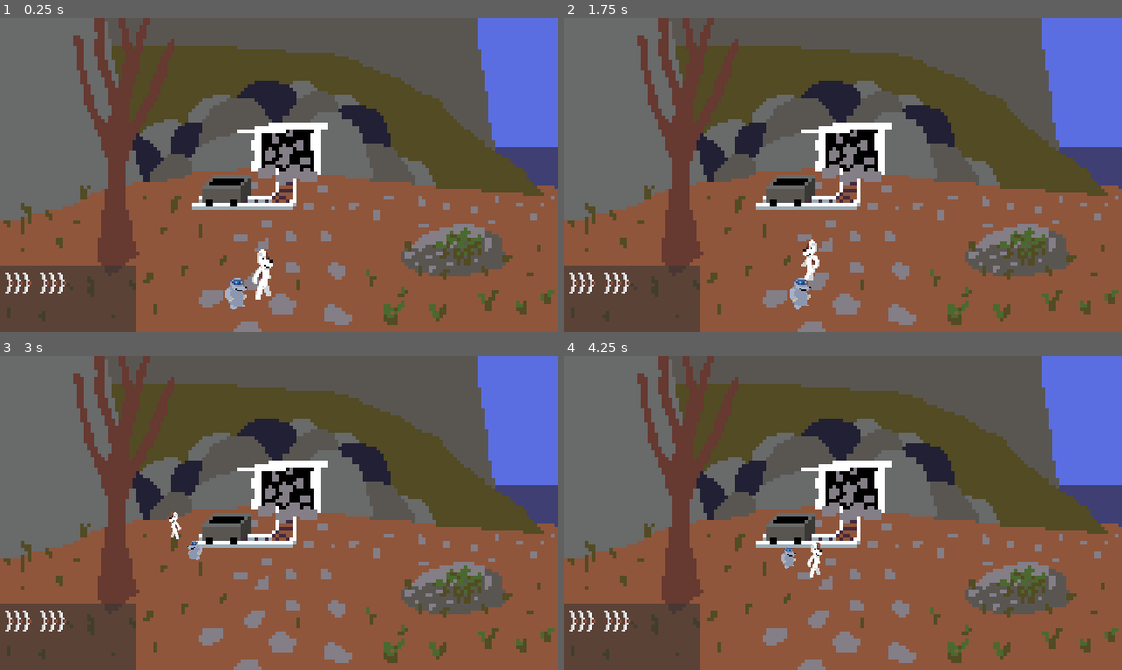
Above: before the commit, frames 1-4 (two rows, left to right).
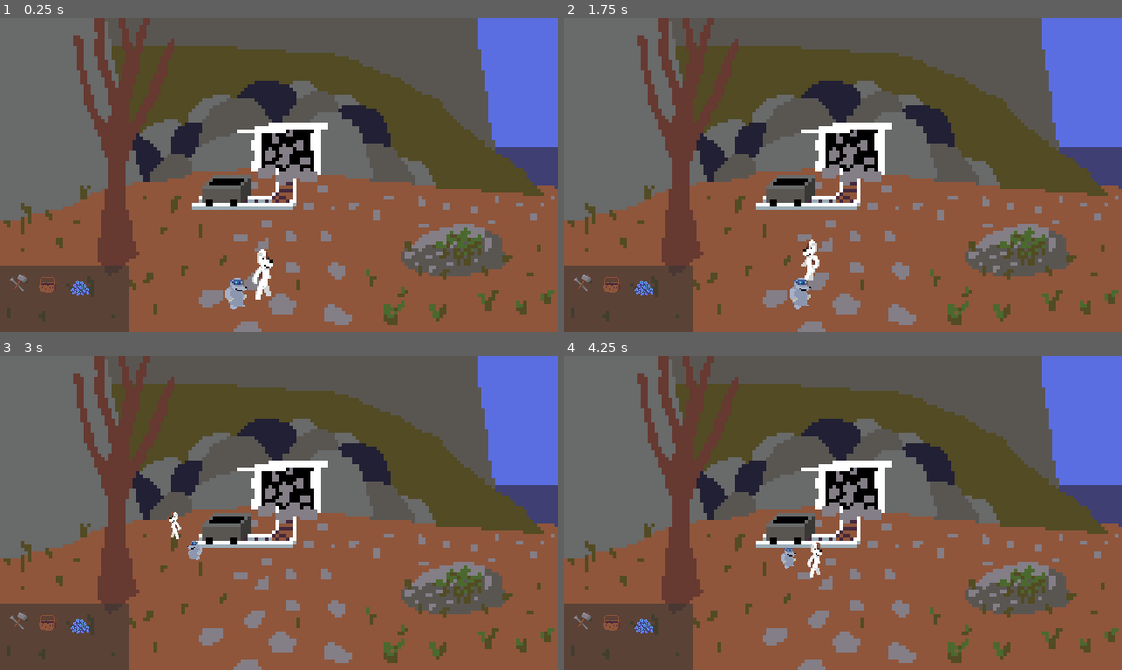
Above: after the commit, the same moments.

Repository: MariuszAKS/Reksio-and-the-Old-Mine
Game: Godot game, scene res://scenes/game.tscn
Same seed, same stepped clock (60 frames per second), same inputs: the game is played once before the commit and once after it.
Inputs (mouse positions are in pixels of both pictures, inside the frame that each line leads up to):
- Up to frame 1 (0.25 s): no input
- Up to frame 2 (1.75 s): tap Enter at 0.5 s; move the mouse to (965, 159) at 0.52 s; click (965, 159) at 0.67 s; tap Space at 1.25 s; move the mouse to (731, 190) at 1.27 s; click (731, 190) at 1.42 s
- Up to frame 3 (3 s): move the mouse to (334, 443) at 2.02 s; click (334, 443) at 2.17 s; move the mouse to (251, 575) at 2.77 s; click (251, 575) at 2.92 s
- Up to frame 4 (4.25 s): move the mouse to (1010, 560) at 3.52 s; click (1010, 560) at 3.67 s

The runs differ from the first frame. In frame 1, 0.7% of the frame differs, in the area x 0-25%, y 78-100%; in frame 2, 0.7%; in frame 3, 0.7%; in frame 4, 0.7%.

Commit message:
Lots of graphics, second location finished, picking up items, Diesel puzzle

Diff:
--- a/scenes/game.tscn
+++ b/scenes/game.tscn
@@ -6,7 +6,6 @@
 [ext_resource type="Script" uid="uid://4rfstli3fy6e" path="res://scripts/kretes.gd" id="4_lbhrr"]
 [ext_resource type="Texture2D" uid="uid://o3mojip3wflo" path="res://art/visual/kretes_walk.png" id="5_u5sy4"]
 [ext_resource type="Script" uid="uid://dmaanwyoktxxm" path="res://scripts/ui.gd" id="7_u5sy4"]
-[ext_resource type="Texture2D" uid="uid://cxip0wc7tpn32" path="res://art/visual/item_pickaxe_heads.png" id="8_gee14"]
 
 [sub_resource type="AtlasTexture" id="AtlasTexture_gee14"]
 atlas = ExtResource("3_u5sy4")
@@ -170,7 +169,7 @@
 layout_mode = 3
 anchors_preset = 0
 offset_top = 284.0
-offset_right = 156.0
+offset_right = 148.0
 offset_bottom = 360.0
 mouse_filter = 2
 
@@ -189,11 +188,12 @@
 anchors_preset = 15
 anchor_right = 1.0
 anchor_bottom = 1.0
-offset_right = -78.0
-offset_bottom = -38.0
+offset_left = 2.0
+offset_top = 2.0
+offset_right = -2.0
+offset_bottom = -2.0
 grow_horizontal = 2
 grow_vertical = 2
-scale = Vector2(2, 2)
 mouse_filter = 2
 theme_override_constants/margin_left = 2
 theme_override_constants/margin_top = 2
@@ -211,12 +211,10 @@
 [node name="Slot0" type="TextureRect" parent="UI/Items/Margin/Grid"]
 layout_mode = 2
 mouse_filter = 0
-texture = ExtResource("8_gee14")
 
 [node name="Slot1" type="TextureRect" parent="UI/Items/Margin/Grid"]
 layout_mode = 2
 mouse_filter = 0
-texture = ExtResource("8_gee14")
 
 [node name="Slot2" type="TextureRect" parent="UI/Items/Margin/Grid"]
 layout_mode = 2
--- a/scenes/mine_cliff.tscn
+++ b/scenes/mine_cliff.tscn
@@ -1,7 +1,16 @@
-[gd_scene load_steps=4 format=3 uid="uid://dg126fh464hyv"]
+[gd_scene load_steps=13 format=3 uid="uid://dg126fh464hyv"]
 
 [ext_resource type="Texture2D" uid="uid://ba3aqxx5jxiq7" path="res://art/visual/old_mine_cliff.png" id="1_045md"]
 [ext_resource type="Script" uid="uid://o4aoft8qwsw5" path="res://scripts/mine_cliff.gd" id="1_rfy7p"]
+[ext_resource type="Texture2D" uid="uid://bbu2hyxlwawa5" path="res://art/visual/ground_pickaxe_heads.png" id="2_rfy7p"]
+[ext_resource type="PackedScene" uid="uid://oj4c3snk5yg6" path="res://scenes/pickable.tscn" id="3_5y33c"]
+[ext_resource type="Texture2D" uid="uid://bwxsec2bns5ys" path="res://art/visual/empty.png" id="4_34wja"]
+[ext_resource type="Texture2D" uid="uid://c7shh12qt7no" path="res://art/visual/ground_wheels.png" id="4_ru4sj"]
+[ext_resource type="Texture2D" uid="uid://cueo2cww5vk7k" path="res://art/visual/ground_hands.png" id="5_ru4sj"]
+[ext_resource type="Texture2D" uid="uid://b18t8sqxnjyir" path="res://art/visual/ground_arms.png" id="6_puoa1"]
+[ext_resource type="Texture2D" uid="uid://2vjvasu1c5j4" path="res://art/visual/ground_minecart.png" id="7_eybcb"]
+[ext_resource type="Texture2D" uid="uid://cyi7tniw27rii" path="res://art/visual/diesel_stages.png" id="9_eybcb"]
+[ext_resource type="Texture2D" uid="uid://d0tg80jl341es" path="res://art/visual/pole_in_rocks.png" id="10_0beyb"]
 
 [sub_resource type="CircleShape2D" id="CircleShape2D_045md"]
 resource_local_to_scene = true
@@ -11,28 +20,96 @@
 script = ExtResource("1_rfy7p")
 
 [node name="Background" type="TextureRect" parent="."]
-offset_right = 639.0
+offset_right = 640.0
 offset_bottom = 360.0
 mouse_filter = 2
 texture = ExtResource("1_045md")
+metadata/_edit_lock_ = true
 
 [node name="Pickables" type="Node2D" parent="."]
+metadata/_edit_lock_ = true
+
+[node name="Belts" parent="Pickables" instance=ExtResource("3_5y33c")]
+offset_left = 218.0
+offset_top = 204.0
+offset_right = 250.0
+offset_bottom = 236.0
+scale = Vector2(1, 1)
+texture = ExtResource("4_34wja")
+item = 5
+
+[node name="Minecart" parent="Pickables" instance=ExtResource("3_5y33c")]
+offset_left = 320.0
+offset_top = 292.0
+offset_right = 384.0
+offset_bottom = 324.0
+texture = ExtResource("7_eybcb")
+
+[node name="Pickaxe heads" parent="Pickables" instance=ExtResource("3_5y33c")]
+offset_left = 457.0
+offset_top = 196.0
+offset_right = 489.0
+offset_bottom = 228.0
+texture = ExtResource("2_rfy7p")
+
+[node name="Wooden arms" parent="Pickables" instance=ExtResource("3_5y33c")]
+offset_left = 230.0
+offset_top = 221.0
+offset_right = 262.0
+offset_bottom = 253.0
+texture = ExtResource("6_puoa1")
+
+[node name="Wooden hands" parent="Pickables" instance=ExtResource("3_5y33c")]
+offset_left = 154.0
+offset_top = 182.0
+offset_right = 186.0
+offset_bottom = 214.0
+texture = ExtResource("5_ru4sj")
+item = 7
+
+[node name="Wooden pole" parent="Pickables" instance=ExtResource("3_5y33c")]
+offset_left = 400.0
+offset_top = 164.0
+offset_right = 432.0
+offset_bottom = 196.0
+texture = ExtResource("10_0beyb")
+
+[node name="Wooden wheels" parent="Pickables" instance=ExtResource("3_5y33c")]
+anchors_preset = 10
+anchor_bottom = 0.0
+offset_left = 179.0
+offset_top = 225.0
+offset_right = 211.0
+offset_bottom = 257.0
+grow_vertical = 1
+texture = ExtResource("4_ru4sj")
+item = 2
+
+[node name="Diesel" type="Sprite2D" parent="."]
+position = Vector2(542, 304)
+scale = Vector2(2, 2)
+texture = ExtResource("9_eybcb")
+offset = Vector2(20, -32)
+hframes = 4
 
 [node name="Walk area" type="Area2D" parent="."]
 collision_mask = 0
 metadata/_edit_group_ = true
+metadata/_edit_lock_ = true
 
 [node name="CollisionPolygon2D" type="CollisionPolygon2D" parent="Walk area"]
-polygon = PackedVector2Array(199, 246, 177, 278, 90, 285, 35, 318, 35, 359, 573, 359, 571, 310, 484, 224, 411, 224, 348, 203, 253, 242)
+polygon = PackedVector2Array(177, 238, 177, 278, 90, 285, 35, 318, 35, 359, 573, 359, 571, 310, 484, 224, 411, 224, 348, 203, 265, 238)
 
 [node name="Change scene area" type="Area2D" parent="."]
 position = Vector2(75, 338)
 collision_layer = 0
 collision_mask = 2
 metadata/_edit_group_ = true
+metadata/_edit_lock_ = true
 
 [node name="CollisionShape2D" type="CollisionShape2D" parent="Change scene area"]
 shape = SubResource("CircleShape2D_045md")
 
 [node name="Enter position" type="Marker2D" parent="."]
 position = Vector2(162, 319)
+metadata/_edit_lock_ = true
--- a/scenes/mine_entrance.tscn
+++ b/scenes/mine_entrance.tscn
@@ -15,6 +15,8 @@
 offset_right = 640.0
 offset_bottom = 360.0
 texture = ExtResource("2_vjqlj")
+
+[node name="Pickables" type="Node2D" parent="."]
 
 [node name="Machine" type="Sprite2D" parent="."]
 position = Vector2(260, 212)
--- a/scenes/pickable.tscn
+++ b/scenes/pickable.tscn
@@ -6,6 +6,9 @@
 anchors_preset = 15
 anchor_right = 1.0
 anchor_bottom = 1.0
+offset_right = -320.0
+offset_bottom = -180.0
 grow_horizontal = 2
 grow_vertical = 2
+scale = Vector2(2, 2)
 script = ExtResource("1_7w8xg")
--- a/scripts/game.gd
+++ b/scripts/game.gd
@@ -3,13 +3,16 @@
 
 enum Items {
 	TEST,
-	HAMMER_CHISEL, WOODEN_WHEELS, WOODEN_POLE, DIESEL_WHEELED, BELTS, WOODEN_ARMS, WOODEN_HANDS, PICKAXE_HEADS, METAL_CAGE, BROKEN_MINECART
+	HAMMER_CHISEL, WOODEN_WHEELS, WOODEN_POLE, DIESEL_WHEELED, BELTS, WOODEN_ARMS, WOODEN_HANDS, PICKAXE_HEADS, METAL_CAGE, BROKEN_MINECART,
+	BASKET, ORE, HAMSTER_WHEEL,
 }
 
 
 @onready var room_container: Node2D = get_node("Room container")
-@onready var mine_entrance_room: MineEntrance = load("res://scenes/mine_entrance.tscn").instantiate()
-@onready var mine_cliff_room: MineCliff = load("res://scenes/mine_cliff.tscn").instantiate()
+@onready var rooms: Array[Room] = [
+	load("res://scenes/mine_entrance.tscn").instantiate(),
+	load("res://scenes/mine_cliff.tscn").instantiate()
+]
 var current_room = null
 
 @onready var ui: UI = get_node("UI")
@@ -21,20 +24,31 @@
 
 
 func _ready() -> void:
-	room_container.add_child(mine_entrance_room)
-	current_room = mine_entrance_room
+	load_rooms()
+	connect_scene_changes()
 
-	mine_entrance_room.walk_to.connect(reksio.start_walking)
-	mine_cliff_room.walk_to.connect(reksio.start_walking)
-
-	mine_entrance_room.change_scene.connect(func(): call_deferred("set_room_as_current", mine_cliff_room))
-	mine_cliff_room.change_scene.connect(func(): call_deferred("set_room_as_current", mine_entrance_room))
+	room_container.add_child(rooms[0])
+	current_room = rooms[0]
 
 	ui.item_clicked.connect(try_use_item)
-	# try_add_to_inventory(Items.HAMMER_CHISEL)
-	# try_add_to_inventory(Items.WOODEN_WHEELS)
-	# try_add_to_inventory(Items.WOODEN_POLE)
+	try_add_item(Items.HAMMER_CHISEL)
+	try_add_item(Items.BASKET)
+	try_add_item(Items.ORE)
 
+
+func load_rooms() -> void:
+	for room in rooms:
+		room_container.add_child(room)
+		room_container.remove_child(room)
+
+		room.walk_to.connect(reksio.start_walking)
+
+		for pickable in room.pickables:
+			pickable.pick_item.connect(try_pick_up)
+
+func connect_scene_changes():
+	rooms[0].change_scene.connect(func(): call_deferred("set_room_as_current", rooms[1]))
+	rooms[1].change_scene.connect(func(): call_deferred("set_room_as_current", rooms[0]))
 
 func set_room_as_current(room):
 	room_container.remove_child(current_room)
@@ -50,18 +64,22 @@
 	kretes.update_scale()
 
 
-func try_add_to_inventory(item) -> bool:
+func try_pick_up(pickable: Pickable):
+	print((pickable.position - reksio.position).length())
+	if (pickable.position - reksio.position).length() < 64 and try_add_item(pickable.item):
+		pickable.queue_free()
+
+func try_add_item(item: Items) -> bool:
 	if len(inventory) < 8:
 		inventory.append(item)
 		ui.update_inventory(inventory)
+
 		return true
-
 	return false
 
 func remove_from_inventory(item_id):
 	inventory.remove_at(item_id)
 	ui.update_inventory(inventory)
-
 
 func try_use_item(item_id):
 	if item_id >= len(inventory):
@@ -72,10 +90,22 @@
 		print("Tried using TEST")
 
 	elif inventory[item_id] < 11: # items that make the machine
-		if current_room == mine_entrance_room: # only work in mine_entrance_room
-			var item_was_used = current_room.try_making_machine(reksio.position, inventory[item_id])
+		if current_room == rooms[0]: # only work in mine_entrance_room
+			var correct_item = current_room.try_making_machine(reksio.position, inventory[item_id])
 
-			if item_was_used:
+			if correct_item:
 				remove_from_inventory(item_id)
 
+	elif inventory[item_id] < 14: # diesel puzzle
+		if current_room == rooms[1]: # only work in mine_cliff_room
+			var correct_item = current_room.try_freeing_diesel(reksio.position, inventory[item_id])
+
+			if correct_item:
+				if inventory[item_id] == Items.HAMSTER_WHEEL:
+					if try_add_item(Items.DIESEL_WHEELED):
+						remove_from_inventory(item_id)
+				else:
+					remove_from_inventory(item_id)
+
+
 	# check other items conditions
--- a/scripts/mine_cliff.gd
+++ b/scripts/mine_cliff.gd
@@ -1,2 +1,19 @@
 class_name MineCliff
 extends Room
+
+
+@onready var diesel: Sprite2D = get_node("Diesel")
+
+
+func try_freeing_diesel(reksio_position, item) -> bool:
+	if (diesel.position - reksio_position).length() > 30:
+		print("Too far from Diesel")
+		return false
+
+	if diesel.frame + 1 == item - 10:
+		if item != Game.Items.HAMSTER_WHEEL:
+			diesel.frame += 1
+		return true
+
+	print("Used wrong item to free Diesel")
+	return false
--- a/scripts/room.gd
+++ b/scripts/room.gd
@@ -8,6 +8,8 @@
 @onready var walk_area: Area2D = get_node("Walk area")
 @onready var enter_position: Marker2D = get_node("Enter position")
 @onready var change_scene_area: Area2D = get_node("Change scene area")
+
+@onready var pickables: Array = get_node("Pickables").get_children()
 
 
 func _ready() -> void:
--- a/scripts/ui.gd
+++ b/scripts/ui.gd
@@ -6,17 +6,20 @@
 
 @onready var item_grid: GridContainer = get_node("Items/Margin/Grid")
 @onready var item_textures: Array[Texture] = [ # temporarily all pickaxe heads
+	load("res://art/visual/kretes.png"),
+	load("res://art/visual/item_hammer_chisel.png"),
+	load("res://art/visual/item_wheels.png"),
+	load("res://art/visual/item_wooden_pole.png"),
+	load("res://art/visual/item_diesel_wheeled.png"),
+	load("res://art/visual/item_belts.png"),
+	load("res://art/visual/item_arms.png"),
+	load("res://art/visual/item_hands.png"),
 	load("res://art/visual/item_pickaxe_heads.png"),
-	load("res://art/visual/item_pickaxe_heads.png"),
-	load("res://art/visual/item_pickaxe_heads.png"),
-	load("res://art/visual/item_pickaxe_heads.png"),
-	load("res://art/visual/item_pickaxe_heads.png"),
-	load("res://art/visual/item_pickaxe_heads.png"),
-	load("res://art/visual/item_pickaxe_heads.png"),
-	load("res://art/visual/item_pickaxe_heads.png"),
-	load("res://art/visual/item_pickaxe_heads.png"),
-	load("res://art/visual/item_pickaxe_heads.png"),
-	load("res://art/visual/item_pickaxe_heads.png"),
+	load("res://art/visual/item_cage.png"),
+	load("res://art/visual/item_minecart.png"),
+	load("res://art/visual/item_basket.png"),
+	load("res://art/visual/item_ore.png"),
+	load("res://art/visual/item_hamster_wheel.png")
 ]
 
 
@@ -27,8 +30,10 @@
 		item_slots[i].gui_input.connect(func(event): on_item_pressed(event, i))
 
 
-func update_inventory(inventory):
+func update_inventory(inventory: Array[Game.Items]):
 	# reveives list of enums, which are essentially ints (create array with all item textures)
+	inventory.sort()
+
 	var item_slots = item_grid.get_children()
 	var grid_id = 0
 
Binary file added: art/visual/diesel.png
Not shown, added: art/visual/diesel.png.import
Binary file added: art/visual/diesel_stages.png
Not shown, added: art/visual/diesel_stages.png.import
Binary file added: art/visual/empty.png
Not shown, added: art/visual/empty.png.import
Binary file added: art/visual/ground_basket.png
Not shown, added: art/visual/ground_basket.png.import
Binary file added: art/visual/item_arms.png
Not shown, added: art/visual/item_arms.png.import
Binary file added: art/visual/item_basket.png
Not shown, added: art/visual/item_basket.png.import
(and 26 more such lines)
